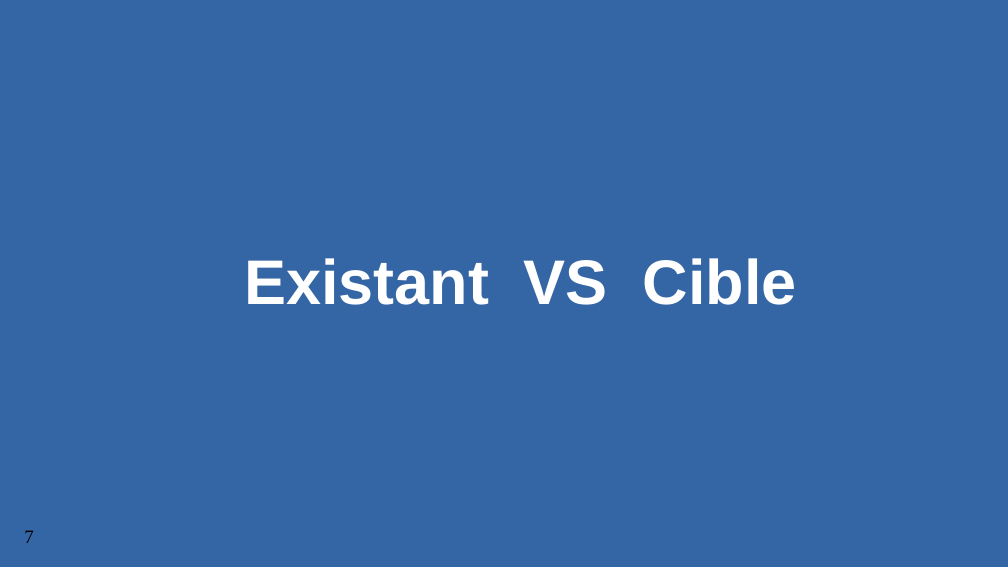
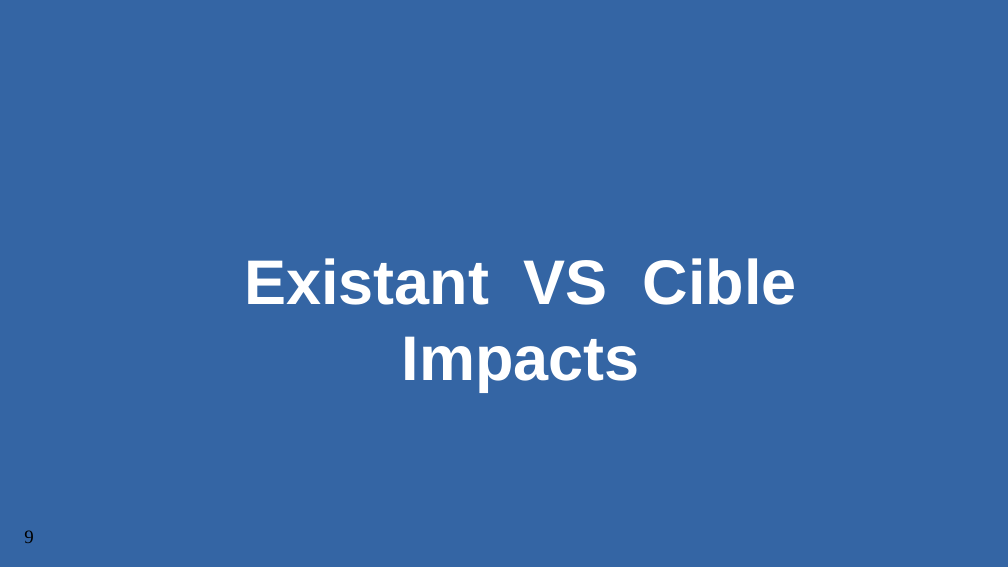
Before and after one commit to Lamessolo/ProjetLeadTech, a slide deck: slide 9 of P4_04_PresentationRecapitulatif.pptx (slide 7 before the commit). Drawn at 1008x567 pixels with LibreOffice and Linux fonts; fonts in the diff are those of the drawing; background and template pictures are left out. Boxes give left, top, right and bottom in pixels: in the first picture for what was removed or moved away, otherwise in the second. Text is boxed around its words. In the diff, an @@ line names an element or a change of style, - is before the commit and + after.

```diff
--- a/P4_04_PresentationRecapitulatif.pptx
+++ b/P4_04_PresentationRecapitulatif.pptx
@@ text at <box>402,336,640,391</box>: paragraph added @@
+Impacts
@@ page number at <box>24,530,33,543</box>: text changed @@
-7
+9
```
Also in this commit, not shown: 9 other slides changed, 10 slides added, 6 slides removed, 5 other files.
